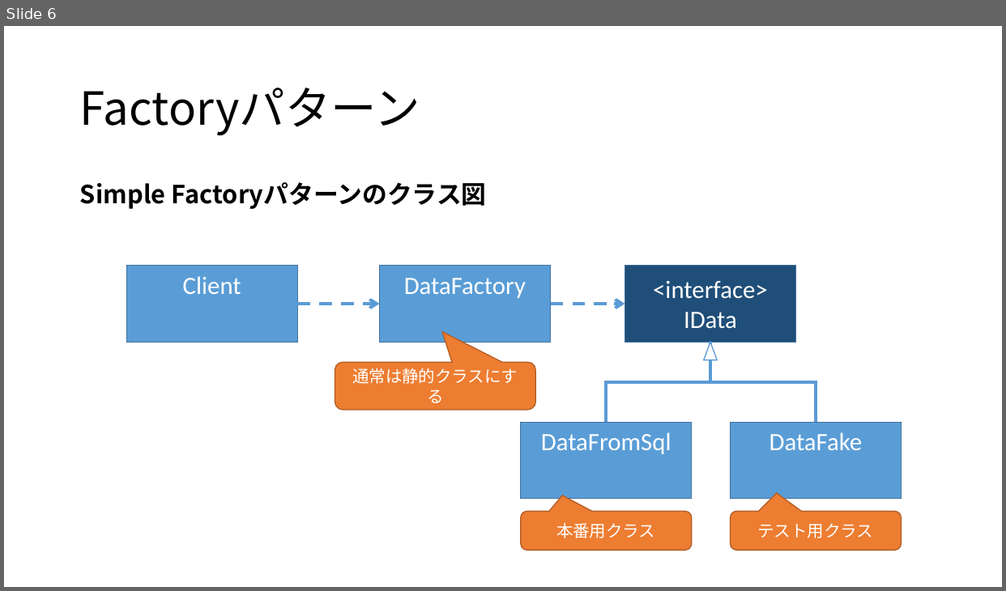
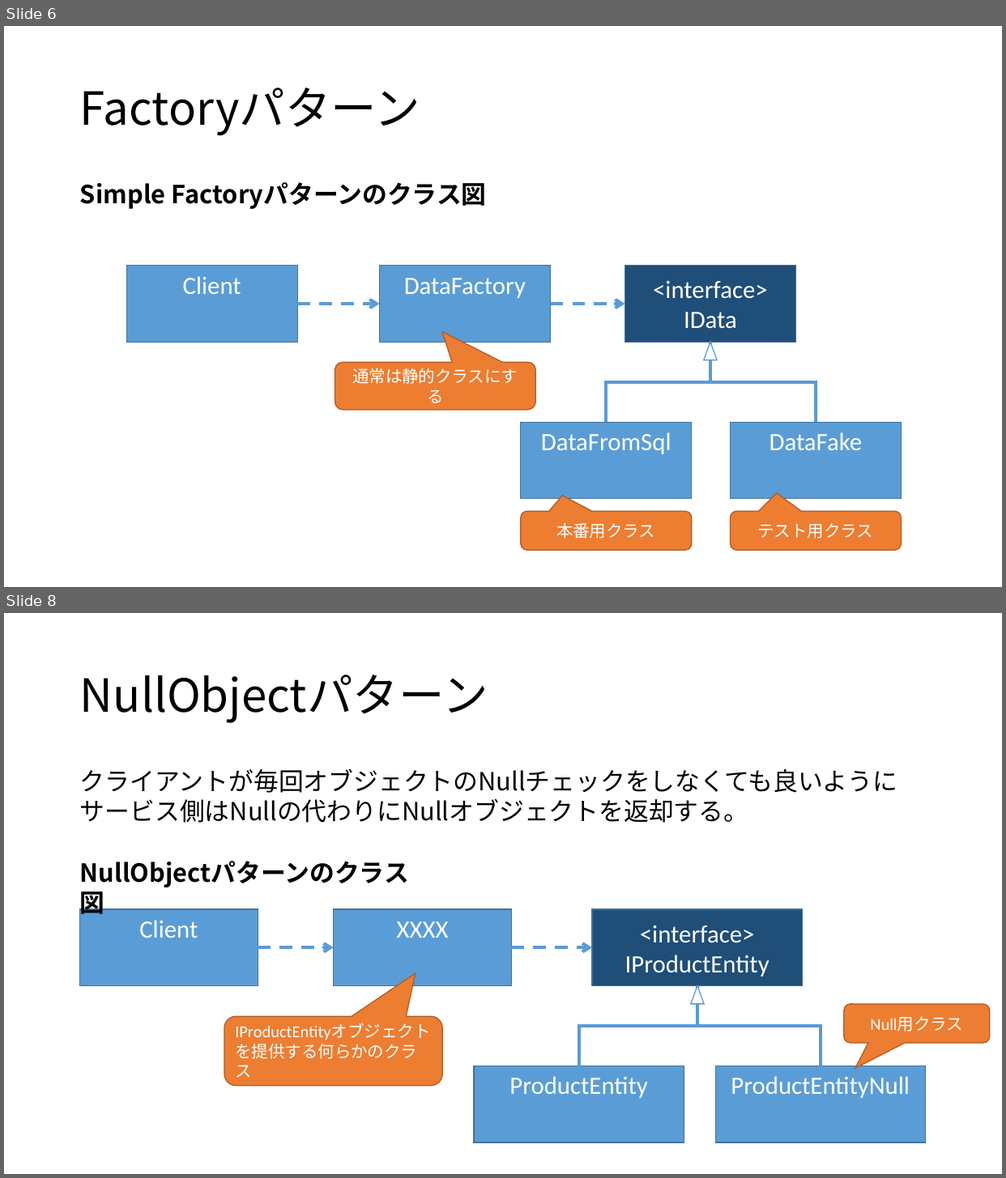
Before and after one commit to acchi17/CsSamply_DesignPattern, a slide deck: デザインパターン概説.pptx. Shown one above the other, each under a label of ours: slide 6 before the commit, slides 6 and 8 after it; the slides between them are not shown. The pictures are 1006x591 and 1006x1178 pixels, drawn with LibreOffice and Linux fonts; fonts in the diff are those of the drawing. Boxes give left, top, right and bottom in pixels: in the first picture for what was removed or moved away, otherwise in the second. Text is boxed around its words. In the diff, an @@ line names an element or a change of style, - is before the commit and + after.

```diff
--- a/デザインパターン概説.pptx
+++ b/デザインパターン概説.pptx
@@ slide 8 added at (4,613,1002,1174), background #FFFFFF @@
@@ title added at (80,675,488,723), 44 pt, text #000000 @@
+NullObjectパターン
@@ text added at (80,769,897,823), 24 pt, text #000000 @@
+クライアントが毎回オブジェクトのNullチェックをしなくても良いようにサービス側はNullの代わりにNullオブジェクトを返却する。
@@ text added at (73,854,433,895), 24 pt, text #000000, bold @@
+NullObjectパターンのクラス図
@@ rectangle added at (79,909,258,986), fill #5A9DD6, outline #43739E 1 pt, 24 pt, text #FFFFFF @@
+Client
@@ rectangle added at (334,909,512,986), fill #5A9DD6, outline #43739E 1 pt, 24 pt, text #FFFFFF @@
+XXXX
@@ rectangle added at (592,909,803,986), fill #1F4E79, outline #43739E 1 pt, 24 pt, text #FFFFFF @@
+<interface>
+IProductEntity
@@ arrow added from (258, 948) to (334, 948), #5B9BD5 3 pt dashed @@
@@ arrow added from (512, 948) to (592, 948), #5B9BD5 3 pt dashed @@
@@ elbow line added from (579, 1067) to (697, 986), #5B9BD5 3 pt @@
@@ triangle added at (691,986,705,1003), fill #FFFFFF, outline #5B9BD5 1 pt @@
@@ elbow line added from (820, 1067) to (697, 986), #5B9BD5 3 pt @@
@@ rounded speech box added at (224,1016,442,1086), fill #ED7D31, outline #AF5C24 1 pt, 16 pt, text #FFFFFF @@
+IProductEntityオブジェクトを提供する何らかのクラス
@@ rounded speech box added at (844,1004,990,1043), fill #ED7D31, outline #AF5C24 1 pt, 16 pt, text #FFFFFF @@
+Null用クラス
@@ rectangle added at (474,1067,684,1143), fill #5A9DD6, outline #43739E 1 pt, 24 pt, text #FFFFFF @@
+ProductEntity
@@ rectangle added at (715,1067,926,1143), fill #5A9DD6, outline #43739E 1 pt, 24 pt, text #FFFFFF @@
+ProductEntityNull
```
Also in this commit, not shown: 2 slides changed, 12 other files.
